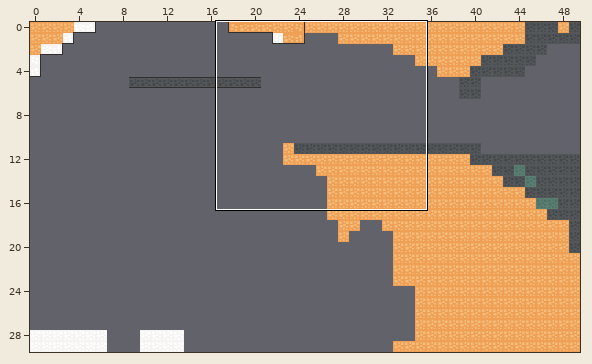
Level history. Tiled map (JSON): js/maps/map11.json. The first picture is a wide view before the edit; the outline marks the close-up.
Close-up. Earlier state:
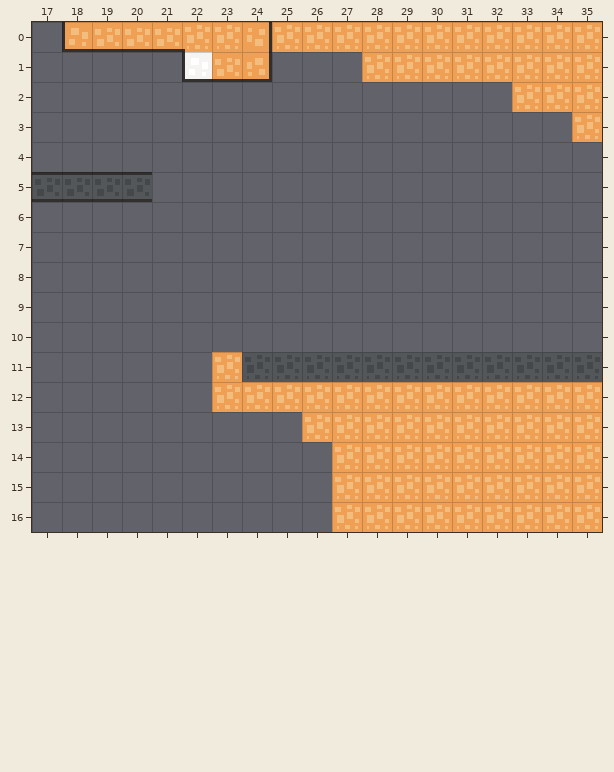
Cells are 20x20 px. Shown: x 17..35, y 0..16. The commit also changed other parts of the map, which this record leaves out.
And afterwards:
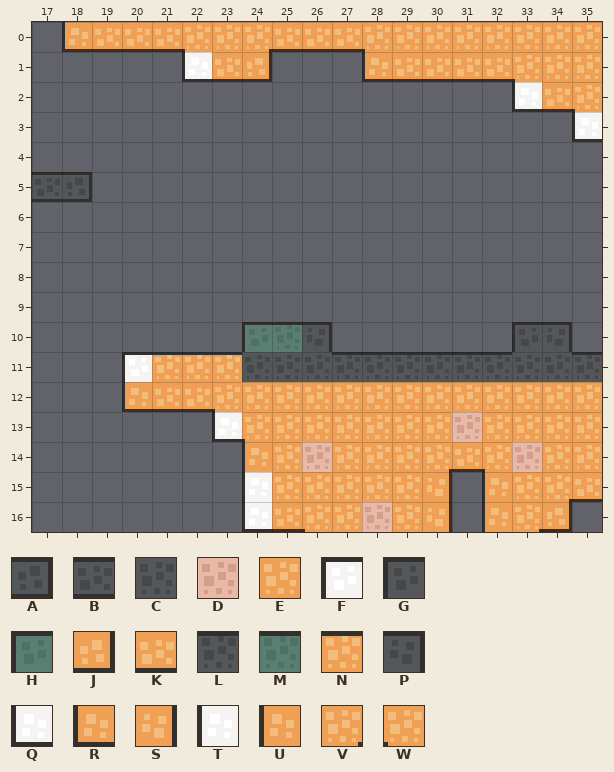
Key: from "tiles": A 17, B 30, C 43, D 47, E 48, F 53, G 56, H 57, J 74, K 87, L 95, M 96, N 100, P 108, Q 118, R 126, S 139, T 144, U 152, V 191, W 204.
_ is an empty cell.
Changes in this commit:
Layer "platforms":
Tile A replaces tile B in row 5 at x 18.
Tile D replaces tile E in row 13 at x 31; in row 14 at x 33; in row 16 at x 28.
Tile D is added in row 14 at x 26.
Tile E is added in rows 13 to 14 at x 25; in row 15 at x 25 to 26.
Tile F is added in row 11 at x 20.
Tile G is added in row 10 at x 33.
Tile H is added in row 10 at x 24.
Tile J replaces tile E in row 16 at x 34.
Tile K replaces tile E in row 0 at x 25 to 27; in row 1 at x 29 to 32; in row 2 at x 34; in row 14 at x 31; in row 15 at x 35.
Tile K is added in row 12 at x 21 to 22; in row 16 at x 25.
Tile L replaces tile C in row 11 at x 27 to 32 and 35.
Tile M is added in row 10 at x 25.
Tile N replaces tile E in row 11 at x 23.
Tile N is added in row 11 at x 21 to 22.
Tile P is added in row 10 at x 26 and 34.
Tile Q replaces tile E in row 2 at x 33; in row 3 at x 35.
Tile Q is added in row 13 at x 23; in row 16 at x 24.
Tile R replaces tile E in row 1 at x 28.
Tile R is added in row 12 at x 20.
Tile S replaces tile E in rows 15 to 16 at x 30.
Tile T is added in row 15 at x 24.
Tile U replaces tile E in rows 15 to 16 at x 32.
Tile U is added in row 14 at x 24.
Tile V replaces tile S in row 0 at x 24.
Tile W is added in row 13 at x 24; in row 16 at x 26.
Tile B is removed in row 5 at x 19 to 20.
Tile E is removed in row 15 at x 31; in row 16 at x 31 and 35.
Where, in picture pixels (left, top, right, bottom), the same in both close-ups:
changed: (245, 22, 602, 142)
changed: (65, 172, 152, 202)
changed: (122, 322, 602, 532)
